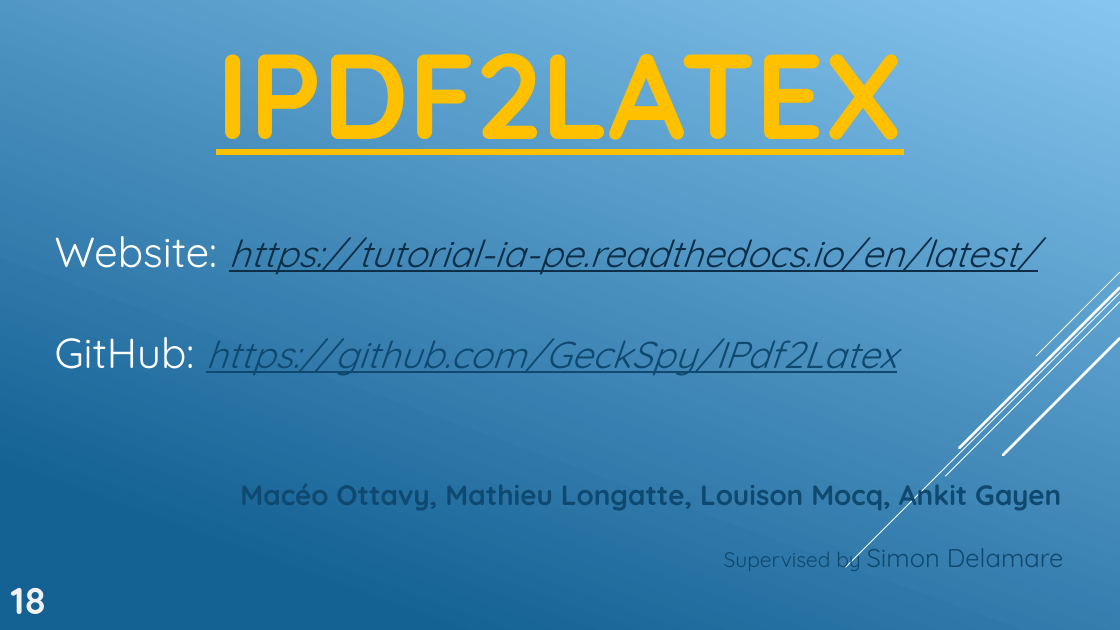
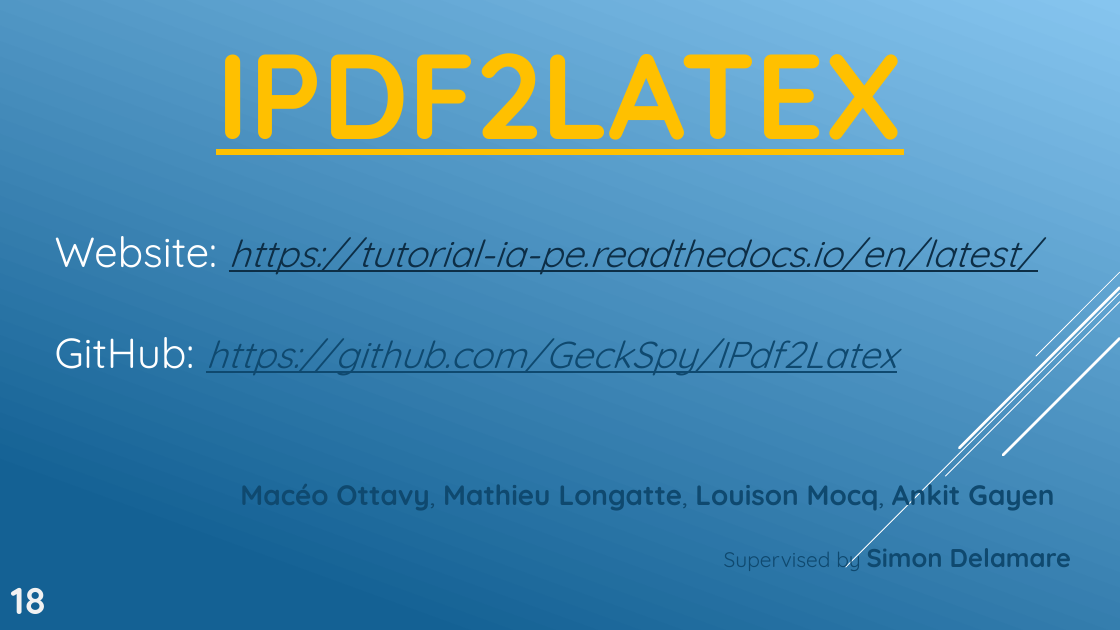
Before and after one commit to GeckSpy/IPdf2Latex, a slide deck: slide 20 of Presentation/Final presentation.pptx (slide 19 before the commit). Drawn at 1120x630 pixels with LibreOffice and Linux fonts; fonts in the diff are those of the drawing. Boxes give left, top, right and bottom in pixels: in the first picture for what was removed or moved away, otherwise in the second. Text is boxed around its words. In the diff, an @@ line names an element or a change of style, - is before the commit and + after.

```diff
--- a/Presentation/Final presentation.pptx
+++ b/Presentation/Final presentation.pptx
@@ text "Macéo Ottavy, Mathieu Longatte, Louison ..." at (x1=336, y1=477, x2=1054, y2=514): bold off in "Ottavy, Longatte, Mocq," @@
@@ text "Supervised by Simon Delamare" at (x1=724, y1=540, x2=1071, y2=571): bold on in "Simon Delamare" @@
```
Also in this commit, not shown: 5 other slides changed, 1 slide added, 1 slide removed, 2 other files.
